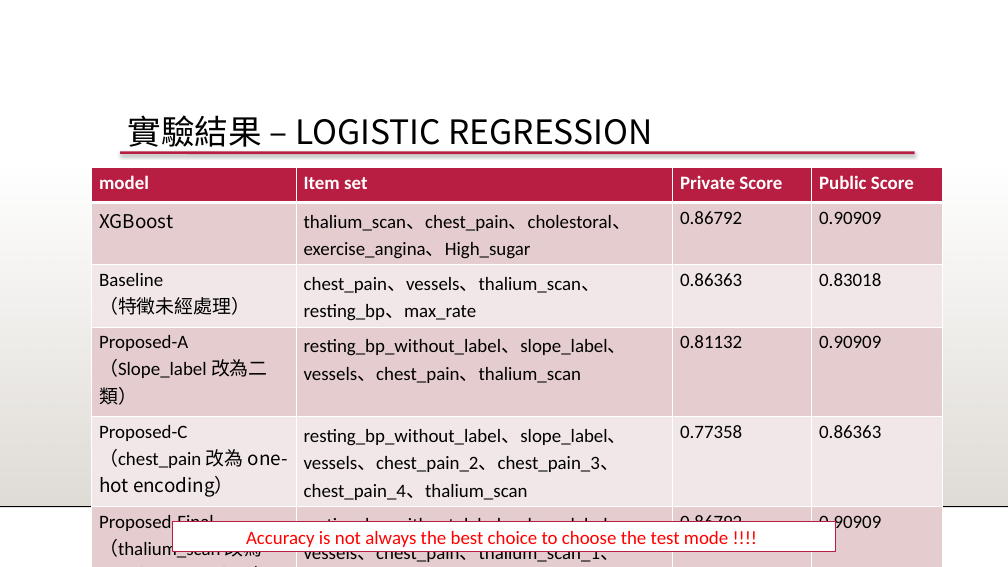
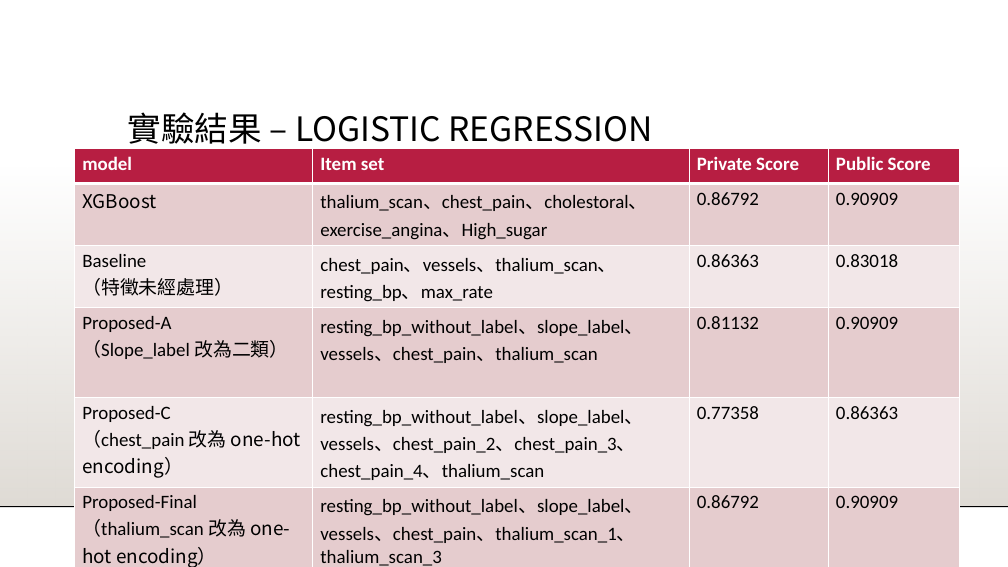
Before and after one commit to 1082-datascience/finalproject-finalproject-1082ds_group3, a slide deck: slide 34 of docs/1082_datascience_FP_3.pptx. Drawn at 1008x567 pixels with LibreOffice and Linux fonts; fonts in the diff are those of the drawing; background and template pictures are left out. Boxes give left, top, right and bottom in pixels: in the first picture for what was removed or moved away, otherwise in the second. Text is boxed around its words. In the diff, an @@ line names an element or a change of style, - is before the commit and + after.

```diff
--- a/docs/1082_datascience_FP_3.pptx
+++ b/docs/1082_datascience_FP_3.pptx
@@ text "實驗結果 – LOGISTIC REGRESSION" at bbox=[127, 112, 653, 150]: line spacing 0.9 to 0.8 @@
@@ table at bbox=[75, 148, 960, 567] @@
@@ borders changed @@
@@ table: place and size @@
-table at bbox=[91, 167, 943, 566]
+table at bbox=[75, 148, 960, 567]
@@ rectangle removed at bbox=[172, 522, 835, 552] @@
-Accuracy is not always the best choice to choose the test mode !!!!
```
Also in this commit, not shown: 37 other slides changed.
